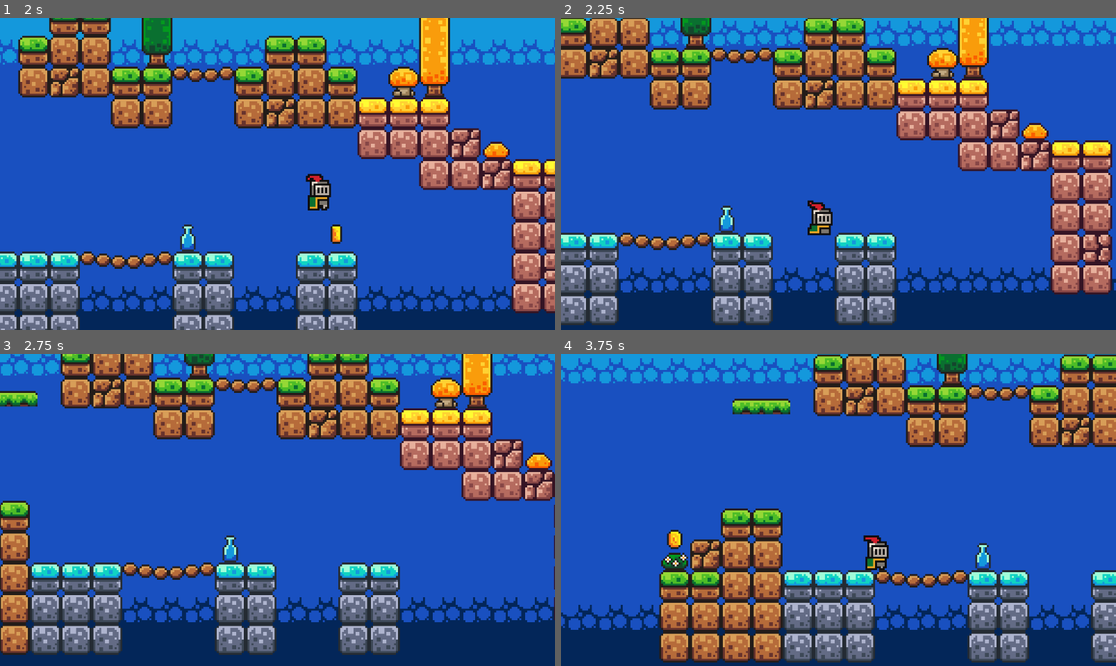
Above: before the commit, frames 1-4 (two rows, left to right).
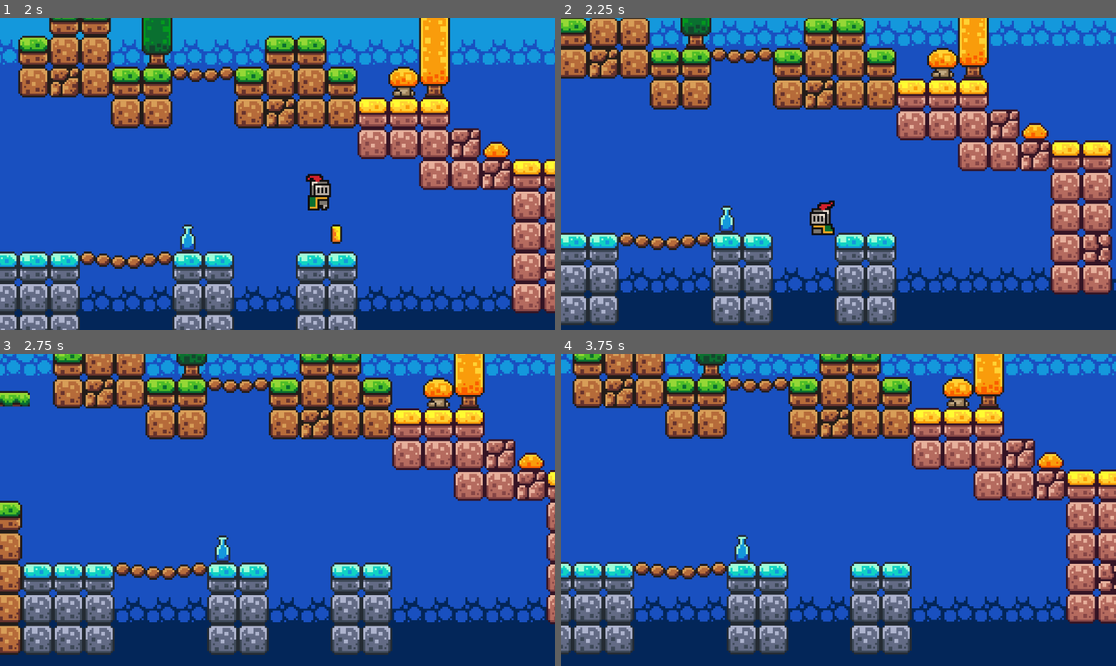
Above: after the commit, the same moments.

Repository: KitoSpammsL2/Lernperiode-9
Game: Godot game, scene res://scenes/game.tscn
The game is run twice, just before and just after one commit, with the same random seed, the same clock (stepped at 60 frames per second) and the same inputs.
Inputs:
- Up to frame 1 (2 s): hold D (right) from 0.53 s (still down); tap Space (jump) at 0.77, 1.52 s
- Up to frame 2 (2.25 s): release D (right) at 2.03 s; hold A (left) from 2.03 s (still down)
- Up to frame 3 (2.75 s): keep holding A (left)
- Up to frame 4 (3.75 s): release A (left) at 2.78 s; hold D (right) from 2.78 s (still down); tap Space (jump) at 3.02 s

Frame 1 is identical in both runs. In frame 2, 0.4% of the frame differs, in the area x 44-50%, y 58-70%; in frame 3, 28%; in frame 4, 55%, in the area x 0-100%, y 0-99%.

Commit message:
Add files via upload

Diff:
--- a/MarioTypaGame/project.godot
+++ b/MarioTypaGame/project.godot
@@ -1,3 +1,11 @@
+; Engine configuration file.
+; It's best edited using the editor UI and not directly,
+; since the parameters that go here are not all obvious.
+;
+; Format:
+;   [section] ; section goes between []
+;   param=value ; assign values to parameters
+
 config_version=5
 
 [application]
--- a/MarioTypaGame/scenes/game.tscn
+++ b/MarioTypaGame/scenes/game.tscn
@@ -6,6 +6,7 @@
 [ext_resource type="PackedScene" uid="uid://di7hwwp1f0yat" path="res://scenes/coin.tscn" id="4_lbhrr"]
 [ext_resource type="PackedScene" uid="uid://bnyladj0pue0e" path="res://scenes/killzone.tscn" id="5_iywne"]
 [ext_resource type="Script" uid="uid://2h3d67isiw12" path="res://scenes/backend_client.gd" id="6_p57ef"]
+[ext_resource type="PackedScene" uid="uid://cwh344y30xxy4" path="res://scenes/slime.tscn" id="7_u5sy4"]
 
 [sub_resource type="TileSetAtlasSource" id="TileSetAtlasSource_lnu2h"]
 texture = ExtResource("2_yqjtg")
@@ -279,3 +280,6 @@
 
 [node name="BackendClient" type="Node" parent="."]
 script = ExtResource("6_p57ef")
+
+[node name="Slime" parent="." instance=ExtResource("7_u5sy4")]
+position = Vector2(527, 67)
--- /dev/null
+++ b/MarioTypaGame/scenes/slime.tscn
@@ -0,0 +1,69 @@
+[gd_scene load_steps=10 format=3 uid="uid://cwh344y30xxy4"]
+
+[ext_resource type="Texture2D" uid="uid://d2qiffk8t7q8u" path="res://assets/sprites/slime_green.png" id="1_p2gj0"]
+[ext_resource type="PackedScene" uid="uid://bnyladj0pue0e" path="res://scenes/killzone.tscn" id="2_n6pvg"]
+[ext_resource type="Script" uid="uid://dbtrbi5yhberb" path="res://scripts/slime.gd" id="2_pjw23"]
+
+[sub_resource type="AtlasTexture" id="AtlasTexture_pjw23"]
+atlas = ExtResource("1_p2gj0")
+region = Rect2(0, 24, 24, 24)
+
+[sub_resource type="AtlasTexture" id="AtlasTexture_2npkn"]
+atlas = ExtResource("1_p2gj0")
+region = Rect2(24, 24, 24, 24)
+
+[sub_resource type="AtlasTexture" id="AtlasTexture_fd6lc"]
+atlas = ExtResource("1_p2gj0")
+region = Rect2(48, 24, 24, 24)
+
+[sub_resource type="AtlasTexture" id="AtlasTexture_gstla"]
+atlas = ExtResource("1_p2gj0")
+region = Rect2(72, 24, 24, 24)
+
+[sub_resource type="SpriteFrames" id="SpriteFrames_v5wyi"]
+animations = [{
+"frames": [{
+"duration": 1.0,
+"texture": SubResource("AtlasTexture_pjw23")
+}, {
+"duration": 1.0,
+"texture": SubResource("AtlasTexture_2npkn")
+}, {
+"duration": 1.0,
+"texture": SubResource("AtlasTexture_fd6lc")
+}, {
+"duration": 1.0,
+"texture": SubResource("AtlasTexture_gstla")
+}],
+"loop": true,
+"name": &"default",
+"speed": 10.0
+}]
+
+[sub_resource type="RectangleShape2D" id="RectangleShape2D_0l8pv"]
+size = Vector2(10, 13.714287)
+
+[node name="Slime" type="Node2D"]
+
+[node name="AnimatedSprite2D" type="AnimatedSprite2D" parent="."]
+position = Vector2(1, 2.5)
+scale = Vector2(1, 0.875)
+sprite_frames = SubResource("SpriteFrames_v5wyi")
+autoplay = "default"
+frame = 1
+frame_progress = 0.6478733
+script = ExtResource("2_pjw23")
+
+[node name="Killzone" parent="AnimatedSprite2D" instance=ExtResource("2_n6pvg")]
+
+[node name="CollisionShape2D" type="CollisionShape2D" parent="AnimatedSprite2D/Killzone"]
+position = Vector2(0, 5.142859)
+shape = SubResource("RectangleShape2D_0l8pv")
+
+[node name="RayCastRight" type="RayCast2D" parent="AnimatedSprite2D"]
+position = Vector2(0, 10.285717)
+target_position = Vector2(9, -9.536743e-07)
+
+[node name="RayCastLeft" type="RayCast2D" parent="AnimatedSprite2D"]
+position = Vector2(0, 5.1428576)
+target_position = Vector2(-9, -9.536743e-07)
--- a/MarioTypaGame/scripts/killzone.gd
+++ b/MarioTypaGame/scripts/killzone.gd
@@ -2,11 +2,12 @@
 
 @onready var timer: Timer = $Timer
 
-
 func _on_body_entered(body: Node2D) -> void:
 	print("You died!")
+	Engine.time_scale = 0.5
+	body.get_node("CollisionShape2D").queue_free()
 	timer.start()
 
-
 func _on_timer_timeout() -> void:
+	Engine.time_scale = 1.0
 	get_tree().reload_current_scene()
--- a/MarioTypaGame/scripts/player.gd
+++ b/MarioTypaGame/scripts/player.gd
@@ -4,6 +4,7 @@
 const SPEED = 130.0
 const JUMP_VELOCITY = -350.0
 
+@onready var animated_sprite = $AnimatedSprite2D
 
 func _physics_process(delta: float) -> void:
 	# Add the gravity.
@@ -17,6 +18,13 @@
 	# Get the input direction and handle the movement/deceleration.
 	# As good practice, you should replace UI actions with custom gameplay actions.
 	var direction := Input.get_axis("left", "right")
+
+	if direction > 0:
+		animated_sprite.flip_h = false
+
+	elif direction < 0:
+		animated_sprite.flip_h = true
+
 	if direction:
 		velocity.x = direction * SPEED
 	else:
--- /dev/null
+++ b/MarioTypaGame/scripts/slime.gd
@@ -0,0 +1,20 @@
+extends AnimatedSprite2D
+
+const SPEED := 60
+var direction := 1
+
+@onready var ray_cast_right: RayCast2D = $RayCastRight
+@onready var ray_cast_left: RayCast2D = $RayCastLeft
+@onready var ainmated_sprite = $AnimatedSprite2D
+
+
+func _process(delta: float) -> void:
+	if ray_cast_right.is_colliding():
+		direction = -1
+		flip_h = true
+
+	if ray_cast_left.is_colliding():
+		direction = 1
+		flip_h = false
+
+	position.x += direction * SPEED * delta
Not shown: 1 places in MarioTypaGame/scenes/game.tscn that only renumber resources
Not shown, added: MarioTypaGame/scripts/slime.gd.uid
